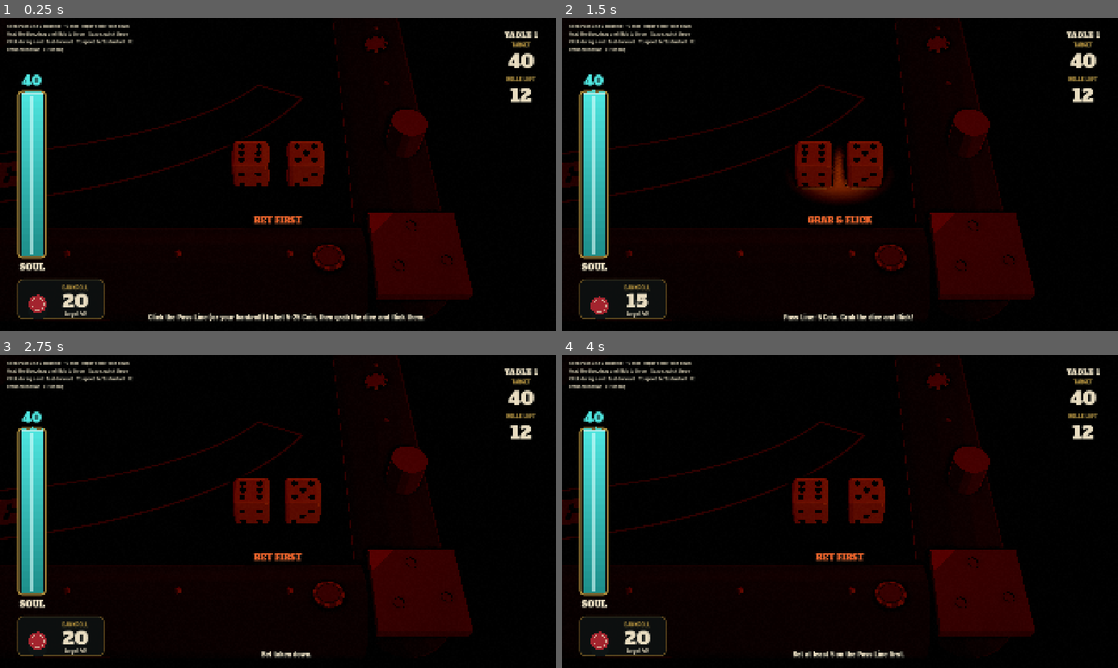
Above: before the commit, frames 1-4 (two rows, left to right).
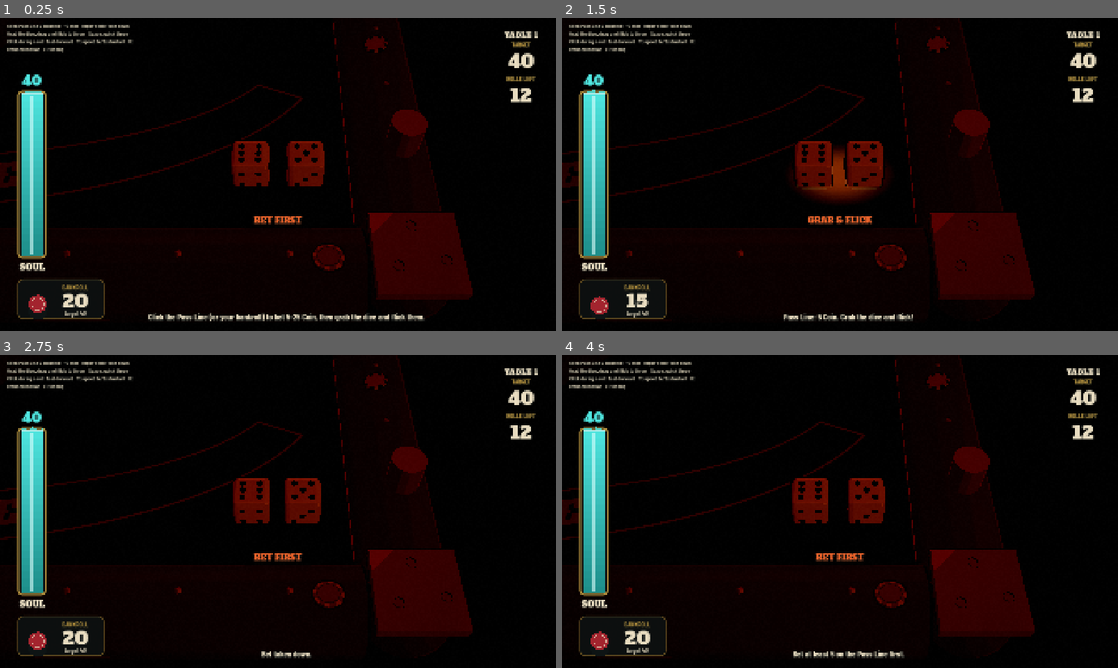
Above: after the commit, the same moments.

Repository: cashdvs/rogue-craps
Game: Godot game, scene res://scenes/table_3d.tscn
Same seed, same stepped clock (60 frames per second), same inputs: the game is played once before the commit and once after it. This scene is started directly instead of the project's main scene.
Inputs (mouse positions are in pixels of both pictures, inside the frame that each line leads up to):
- Up to frame 1 (0.25 s): no input
- Up to frame 2 (1.5 s): tap Enter at 0.5 s; drag from (623, 299) to (895, 105) at 0.52 s; drag from (728, 190) to (812, 237) at 1.27 s
- Up to frame 3 (2.75 s): move the mouse to (333, 442) at 2.02 s; hold Up from 2.03 s (still down); tap Backspace at 2.1 s
- Up to frame 4 (4 s): release Up at 2.75 s; drag from (812, 574) to (673, 464) at 2.77 s; tap Space at 3.5, 3.77 s; move the mouse to (1006, 558) at 3.52 s; hold S from 3.53 s (still down); tap T at 3.6 s

The runs differ from the first frame. In frame 1, 0.1% of the frame differs, in the area x 41-64%, y 1-66%; in frame 2, 0.3%; in frame 3, 0.1%; in frame 4, 0.1%.

Commit message:
QA nits on #103: renderer-aware fog/SSAO test, label clear of BANK, comments (N1-N5)
- N1: say why _after_hand burns maxi(shown - soul, 0): a final-hand bust
  already burned its Soul.
- N2: the formula label spans x 520-1400, clear of BANK (ends at 494).
- N3: first_table cites the design doc's real path (outside the repo).
- N4/N5: Table3D.render_method ('' = running renderer) picks what the
  table builds; is_forward_plus()/has_volumetric_fog(method). SSAO is now
  Forward+ only (Mobile warned); the fallback cone is named
  LampConeFallback. The test builds the table for gl_compatibility,
  mobile and forward_plus and checks FogVolume / cone / volumetric fog /
  SSAO for each, so it can fail headless. Verified under xvfb on
  gl_compatibility and mobile: no fog or SSAO warnings.

Diff:
--- a/scripts/bonfire/bonfire_3d.gd
+++ b/scripts/bonfire/bonfire_3d.gd
@@ -1076,7 +1076,9 @@
 	if run.is_over():
 		# Out of hands uncleared: the Soul meter drops by the table's
 		# penalty, like a bust or forfeit (QA M4). A cleared table costs no
-		# Soul here, so nothing burns.
+		# Soul here, so nothing burns. Only the part not shown yet burns: a
+		# final-hand bust already burned its Soul in _bust(), and maxi()
+		# keeps this from going negative.
 		_burn_soul(maxi(_soul_shown - run.soul, 0))
 		pause_menu.set_forfeit_enabled(false)
 		phase = Phase.OVER
--- a/scripts/bonfire/bonfire_hud.gd
+++ b/scripts/bonfire/bonfire_hud.gd
@@ -67,7 +67,8 @@
 	checklist.add_theme_constant_override("separation", 4)
 	panel.add_child(checklist)
 	pot_label = _label(64, Palette.BRASS_HI, Vector2(560, 870), Vector2(800, 80))
-	throw_label = _label(34, Palette.EMBER, Vector2(360, 950), Vector2(1200, 46))
+	# x 520-1400: clear of the BANK button (bottom-left, ends at x 494).
+	throw_label = _label(34, Palette.EMBER, Vector2(520, 950), Vector2(880, 46))
 	mult_label = _label(34, Color("#FF2E3E"), Vector2(1260, 880), Vector2(260, 60))
 	result_label = _label(64, Palette.BRASS_HI, Vector2(460, 380), Vector2(1000, 90))
 	result_label.modulate.a = 0.0
--- a/scripts/data/table_setup.gd
+++ b/scripts/data/table_setup.gd
@@ -28,7 +28,8 @@
 ## -1 = dice.size().
 var owned_dice_count: int = -1
 ## The run's first table (the sandbox counts as one): only it gets the
-## Table 1 tutorial seeds and TH hints (onboarding_hints_v1.md).
+## Table 1 tutorial seeds and TH hints (Game Designer's
+## design/onboarding_hints_v1.md, in the design docs outside this repo).
 var first_table: bool = true
 
 
--- a/scripts/table3d/table_3d.gd
+++ b/scripts/table3d/table_3d.gd
@@ -135,6 +135,10 @@
 var puck_body: StaticBody3D
 var bet_body: StaticBody3D
 var hud: CanvasLayer
+## Which renderer the table builds its fog / SSAO for ("" = the one running).
+## Tests set it before add_child to build the Mobile / Compatibility
+## fallbacks headless.
+var render_method: String = ""
 var grade: ColorRect
 var soul_meter: SoulMeter
 var stack: BankrollStack
@@ -561,14 +565,15 @@
 	e.fog_sky_affect = 0.0
 	# Volumetric fog is Forward+ only; Compatibility (web) and Mobile warn
 	# every table if it's on (QA full run pass 1, Minor 9).
-	e.volumetric_fog_enabled = has_volumetric_fog()
+	e.volumetric_fog_enabled = has_volumetric_fog(render_method)
 	e.volumetric_fog_density = 0.012
 	e.volumetric_fog_albedo = Color("#3A3032")
 	e.volumetric_fog_emission = Color.BLACK
 	e.volumetric_fog_anisotropy = 0.6
 	e.volumetric_fog_length = 12.0
 	e.volumetric_fog_detail_spread = 2.0
-	e.ssao_enabled = true
+	# SSAO: Forward+ only too; Mobile and Compatibility warn (#103 N5).
+	e.ssao_enabled = is_forward_plus(render_method)
 	e.ssao_radius = 0.25
 	e.ssao_intensity = 1.6
 	e.ssao_power = 1.5
@@ -589,14 +594,21 @@
 	return e
 
 
+## Is `method` ("" = the renderer running now) Forward+?
+static func is_forward_plus(method: String = "") -> bool:
+	if method == "":
+		method = RenderingServer.get_current_rendering_method()
+	return method == "forward_plus"
+
+
 ## Can this renderer draw volumetric fog (FogVolume / FogMaterial)? Only
 ## Forward+; the Compatibility renderer can't even compile a fog shader.
-static func has_volumetric_fog() -> bool:
-	return RenderingServer.get_current_rendering_method() == "forward_plus"
+static func has_volumetric_fog(method: String = "") -> bool:
+	return is_forward_plus(method)
 
 
 func _build_fog_and_smoke() -> void:
-	if has_volumetric_fog():
+	if has_volumetric_fog(render_method):
 		# Smoke swirling in the lamp cone (Forward+ volumetric fog).
 		var fv := FogVolume.new()
 		fv.name = "LampHaze"
@@ -617,6 +629,7 @@
 	else:
 		# Fallback cone for renderers without volumetric fog (Mobile/Compatibility).
 		var cone := MeshInstance3D.new()
+		cone.name = "LampConeFallback"
 		cone.mesh = Toon.cylinder(0.55, 1.0, 24, 0.05)
 		cone.material_override = Toon.fx(Color("#FFB070", 0.05), 1.0, 1, true)
 		cone.position = Vector3(0, 0.85, -0.05)
--- a/tests/test_bonfire_full_run_fixes.gd
+++ b/tests/test_bonfire_full_run_fixes.gd
@@ -9,8 +9,9 @@
 ##       Table 1; not on later run tables, not in tests / tools.
 ##   M4: running out of hands uncleared burns the Soul meter by the table's
 ##       penalty; a cleared table burns nothing.
-##   Minor 9: volumetric fog (FogVolume + Environment) only on Forward+; the
-##       Compatibility renderer gets the fallback cone instead (checked for
+##   Minor 9: volumetric fog (FogVolume + Environment) and SSAO only on
+##       Forward+; Mobile / Compatibility get the fallback cone instead
+##       (built for each renderer via Table3D.render_method; also checked for
 ##       real under xvfb with --rendering-method gl_compatibility).
 ##   #103 F1: while picking, a click on a thrown die under THROW / BANK pots
 ##       the die (or shakes it if unlit) and presses no button.
@@ -320,18 +321,19 @@
 # --- Minor 9 ------------------------------------------------------------------------
 
 func _fog_compat() -> void:
-	var s := (load("res://scenes/bonfire.tscn") as PackedScene).instantiate() as Bonfire3D
-	s.tutorial_override = 0
-	root.add_child(s)
-	await process_frame
-	var fog := Table3D.has_volumetric_fog()
-	check(fog == (RenderingServer.get_current_rendering_method() == "forward_plus"), "volumetric fog only on Forward+ (%s)" % RenderingServer.get_current_rendering_method())
-	check((s.find_child("LampHaze", true, false) != null) == fog, "the FogVolume (fog shader) exists only where it can compile")
-	var env_node := s.find_children("*", "WorldEnvironment", true, false)
-	var env: Environment = (env_node[0] as WorldEnvironment).environment if not env_node.is_empty() else null
-	check(env != null and env.volumetric_fog_enabled == fog, "Environment volumetric fog matches the renderer")
-	s.queue_free()
-	await process_frame
+	for method in ["gl_compatibility", "mobile", "forward_plus"]:
+		var s := (load("res://scenes/bonfire.tscn") as PackedScene).instantiate() as Bonfire3D
+		s.tutorial_override = 0
+		s.render_method = method
+		root.add_child(s)
+		await process_frame
+		var plus: bool = method == "forward_plus"
+		var env: Environment = s.world_env.environment
+		check((s.find_child("LampHaze", true, false) != null) == plus, "%s: FogVolume (fog shader) %s" % [method, "built" if plus else "not built"])
+		check((s.find_child("LampConeFallback", true, false) != null) == (not plus), "%s: fallback light cone %s" % [method, "absent" if plus else "built"])
+		check(env.volumetric_fog_enabled == plus and env.ssao_enabled == plus, "%s: volumetric fog and SSAO %s" % [method, "on" if plus else "off"])
+		s.queue_free()
+		await process_frame
 
 
 # --- #103 F1 ------------------------------------------------------------------------
